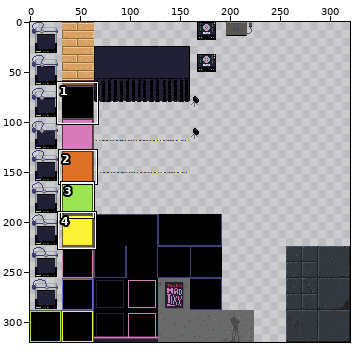
A sprite sheet gets an edit: src/assets/nr1.png. Above, an overview of the earlier version with the close-up marked.
Close-up. The starting point:
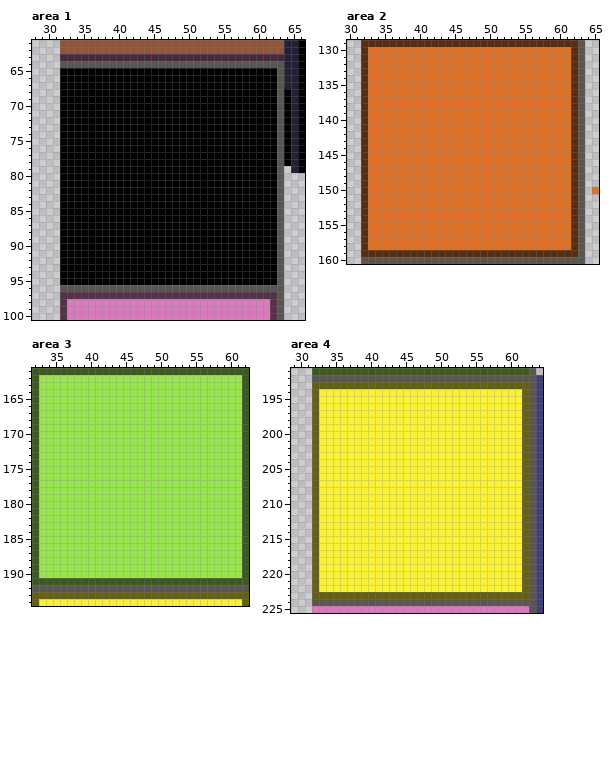
The file is 320x320 pixels. Colours within 5 levels of each other are drawn and written as one. Shown: area 1: x 28..66, y 61..100; area 2: x 30..65, y 129..160; area 3: x 32..62, y 161..194; area 4: x 29..64, y 191..225. The commit also changed other parts of the picture, which this record leaves out.
The result:
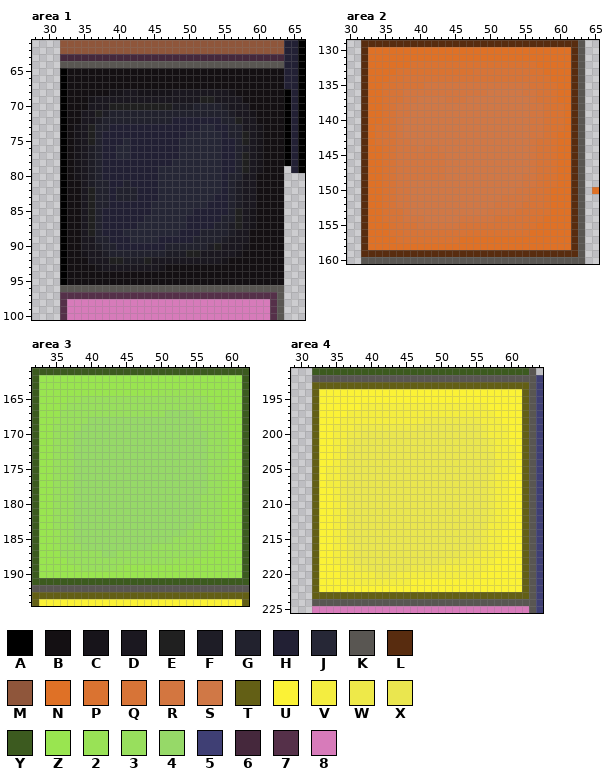
Palette (. is transparent): A #000000  B #141013  C #17141a  D #1b1820  E #202020  F #1e1d26  G #22222e  H #222034  J #262736  K #595652  L #582c0f  M #8f563b  N #df7126  P #da7331  Q #d77437  R #d37640  S #d07846  T #635f15  U #fbf236  V #f4ed40  W #eee949  X #eae64f  Y #3c5a1f  Z #99e550  2 #99e256  3 #98df5d  4 #96d968  5 #3f3f74  6 #45283c  7 #553049  8 #d77bba
Edits made:
Changed rows in their new state; - is an unchanged pixel.
Area 1:
first column x 33:
 65 BBBBBBBBBBBBBBBBBBBBBBBBBBBBBBB
 66 BBBBBBBBBBBBBBBBBBBBBBBBBBBBBBB
 67 BBBBBBBBBBBBBBBBBBBBBBBBBBBBBBB
 68 BBBBBBCCDDCCCCCDDDDDDDDCBBBBBBB
 69 BBBCDDDDDDDDDDDDDDDEEDDDDBBBBBB
 70 BBBDDDEEEEEEEEEFFFGGGGFDDDBBBBB
 71 BBDDEFGGGGGGGGGGGGGGGGGFDDCBBBB
 72 BBDDFGGGGGGGGGGHHHHHHHGGEDDBBBB
 73 BCDEGGHHHHHHHHHHHHHJJHHGGDDCBBB
 74 BCDEGHHHHHHHHHHHHJJJJJHGGEDCBBB
 75 BCDEGHHHJHHHHHHHJJJJJJHHGEDCBBB
 76 BCDFGHHJJHHHHHHHJJJJJJHHGFDCBBB
 77 BCDFGHHJJHHHHHHHJJJJJJHHGEDCBBB
 78 BCDFGHHHHHHHHHHJJJJJJJHHGEDCBBB
 79 BCDFGHHHHHHHHJJJJJJJJJHHGEDCBBB
 80 BCDFGHHHHHHHHJJJJJJJJJHGGDDBBBB
 81 BBDFGGHHGHHHHJJJJJJJJJHGFDDBBBB
 82 BBDEGGHGGGHHHJJJJJJJJJHGFDDBBBB
 83 BBDEGGHGGGHHHJJJJJJJJHHGFDDBBBB
 84 BBDEGGHHHHHHJJJJJJJJHHHGFDDBBBB
 85 BBDEGHHHHHHHJJJJJJHHHHHGEDCBBBB
 86 BBDEGHHHHHHJJJJJJHHHHHGGEDCBBBB
 87 BBDEGHHHHHJJJJJJJHHHHGGFEDCBBBB
 88 BBDEGHHHJJJJJJJJHHHGGGGFDDBBBBB
 89 BBDDGGHHHJJJJHHHHHGGGGFDDDBBBBB
 90 BBDDFGGHHHHHHHGGGGGGFEDDDCBBBBB
 91 BBCDDFGGGGGGGGFFFEEDDDDDCBBBBBB
 92 BBBDDDEEFFFEDDDDDDDDDDCBBBBBBBB
 93 BBBBCDDDDDDDDCBBBBBBBBBBBBBBBBB
 94 BBBBBBBBBBBBBBBBBBBBBBBBBBBBBBB
 95 BBBBBBBBBBBBBBBBBBBBBBBBBBBBBBB
Area 2:
first column x 34:
132 -----PPPPPPPPPPPPPPPPPP----
133 ---PPPPPPPPPPPQQQQQQQQPP---
134 --PPQQQQQQQQQQQQQQQQQQQPP--
135 -PPQQQQRRRRRRRRRRRRRRRQQPP-
136 -PQQRRRRRRRRRRRRSSSSSRRQQP-
137 -PQQRRSSSSRRRSSSSSSSSSRQQP-
138 -PQRRSSSSSSSSSSSSSSSSSRRQPP
139 -PQRRSSSSSSSSSSSSSSSSSRRQPP
140 -PQRSSSSSSSSSSSSSSSSSSRRQPP
141 PPQRSSSSSSSSSSSSSSSSSSRRQPP
142 PQQRSSSSSSSSSSSSSSSSSSRRQP-
143 PQQRRSSSSSSSSSSSSSSSSSRQQP-
144 -PQRRRSRRSSSSSSSSSSSSSRQQP-
145 -PQRRRRRRRSSSSSSSSSSSSRQQP-
146 -PQRRRRRRRSSSSSSSSSSSSRQQP-
147 -PQRRRRRRRSSSSSSSSSSSSRQQP-
148 -PQRRRRRRRSSSSSSSSSSSRRQPP-
149 -PQRRSSSSSSSSSSSSSSSSRRQPP-
150 -PQRRSSSSSSSSSSSSSSSRRQQP--
151 -PQRRSSSSSSSSSSSSSRRRRQQP--
152 -PQRRSSSSSSSSSSSSRRRRQQQP--
153 -PQQRSSSSSSSSSSSRRRRQQQPP--
154 -PQQRRRSSSSSRRRRRQQQQQPP---
155 --PQQQRRRRRRQQQQQQQQQPP----
156 --PPQQQQQQQQQPPPPPPPPP-----
157 ---PPPPPPPPP---------------
Area 3:
first column x 35:
164 ---------------222222----
165 --22333333333333333333---
166 -2333333333333333333333--
167 -33333333333333344443333-
168 2333344444444444444443332
169 3333444444444444444443332
170 3334444444444444444444333
171 3334444444444444444444333
172 3334444444444444444444333
173 3334444444444444444444333
174 3334444444444444444444333
175 3334444444444444444444332
176 3334444444444444444444332
177 3334444444444444444444332
178 3334444444444444444444332
179 333444444444444444444333-
180 333444444444444444444333-
181 333444444444444444444333-
182 333444444444444444444333-
183 333444444444444444443333-
184 233444444444444444433332-
185 23344444444444444333333--
186 23334444444444333333332--
187 -333333443333333333332---
188 --333333333333333222-----
189 ---2333332---------------
Area 4:
first column x 34:
196 -----VVVVVVVVVVVVVVVVVV----
197 ---VVVVVVVVVVVVVVVVVVVVV---
198 --VVVVVVVVVVVVWWWWWWWWVVV--
199 -VVVWWWWWWWWWXXXXXXXXXWVVV-
200 -VVWWXXXXXXXXXXXXXXXXXWVVV-
201 -VVWXXXXXXXXXXXXXXXXXXXWVV-
202 -VVXXXXXXXXXXXXXXXXXXXXWVVV
203 -VVXXXXXXXXXXXXXXXXXXXXXVVV
204 -VWXXXXXXXXXXXXXXXXXXXXXWVV
205 VVWXXXXXXXXXXXXXXXXXXXXXVVV
206 VVWXXXXXXXXXXXXXXXXXXXXWVV-
207 VVWXXXXXXXXXXXXXXXXXXXXWVV-
208 -VWXXXXXXXXXXXXXXXXXXXXWVV-
209 -VWXXXXXXXXXXXXXXXXXXXXWVV-
210 -VVXXXXXXXXXXXXXXXXXXXXWVV-
211 -VVXXXXXXXXXXXXXXXXXXXXWVV-
212 -VVXXXXXXXXXXXXXXXXXXXXWVV-
213 -VVXXXXXXXXXXXXXXXXXXXXVVV-
214 -VVXXXXXXXXXXXXXXXXXXXWVV--
215 -VVXXXXXXXXXXXXXXXXXXXWVV--
216 -VVWXXXXXXXXXXXXXXXXXWWVV--
217 -VVWXXXXXXXXXXXXXXXWWWVVV--
218 -VVWXXXXXXXXXXXXXWWWVVVV---
219 --VVWWXXXXXXWWWWVVVVVVV----
220 --VVVVVWWWVVVVVVVVVVVV-----
221 ---VVVVVVVVV---------------
Changed places in both close-ups, as pixel boxes (x1, y1, x2, y2):
changed: (67, 68, 284, 285)
changed: (375, 61, 564, 243)
changed: (53, 389, 228, 571)
changed: (326, 403, 515, 585)
